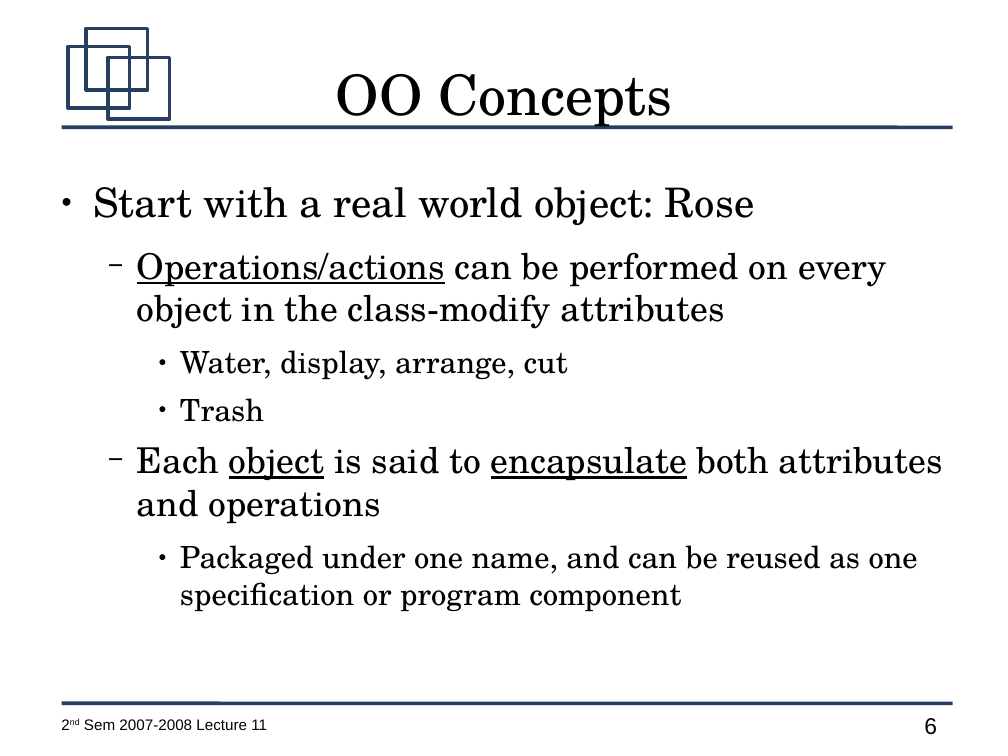
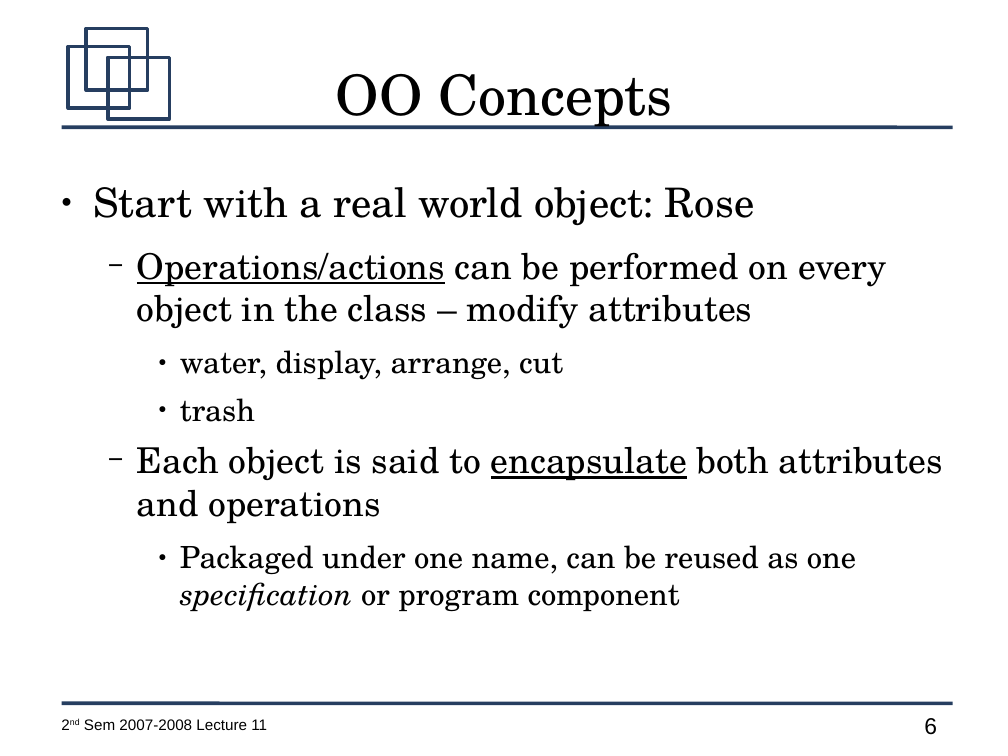
Before and after one commit to jachermocilla/jach-homepage, a slide deck: slide 6 of CMSC128-2nd-Sem-2007-L11.odp. Drawn at 1008x756 pixels with LibreOffice and Linux fonts; fonts in the diff are those of the drawing. Boxes give left, top, right and bottom in pixels: in the first picture for what was removed or moved away, otherwise in the second. Text is boxed around its words. In the diff, an @@ line names an element or a change of style, - is before the commit and + after.

```diff
--- a/CMSC128-2nd-Sem-2007-L11.odp
+++ b/CMSC128-2nd-Sem-2007-L11.odp
@@ text at <box>137,252,887,422</box>: text changed @@
-  − Operations/actions can be performed on every object in the class-modify attributes
-    ● Water, display, arrange, cut
-    ● Trash
+  − Operations/actions can be performed on every object in the class – modify attributes
+    ● water, display, arrange, cut
+    ● trash
@@ text at <box>137,446,943,524</box>: underline off in "object" @@
@@ text at <box>180,545,856,612</box>: text changed @@
-    ● Packaged under one name, and can be reused as one specification or program component
+    ● Packaged under one name, can be reused as one specification or program component
```
Also in this commit, not shown: 18 other slides changed.
